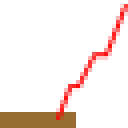
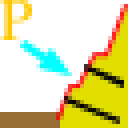
Revision of a layered 128x128 image; what changed, layer by layer:
added group "边坡防护" (1st of 2) with 12 layers above "工程量提取" over [0, 0, 128, 128]
showed group "提取边坡信息" (2 layers), moved it into group "边坡防护" over [0, 0, 72, 76]
added layer "P" in group "提取边坡信息" over [0, 0, 32, 40]
moved "边坡防护" (2nd of 2, in "边坡防护") into group "边坡防护" over [0, 4, 128, 128]
showed "形状 7 副本" over [84, 64, 124, 88]
showed "形状 7" over [64, 96, 120, 124]
showed "颜色填充 2" over [60, 4, 128, 128]
